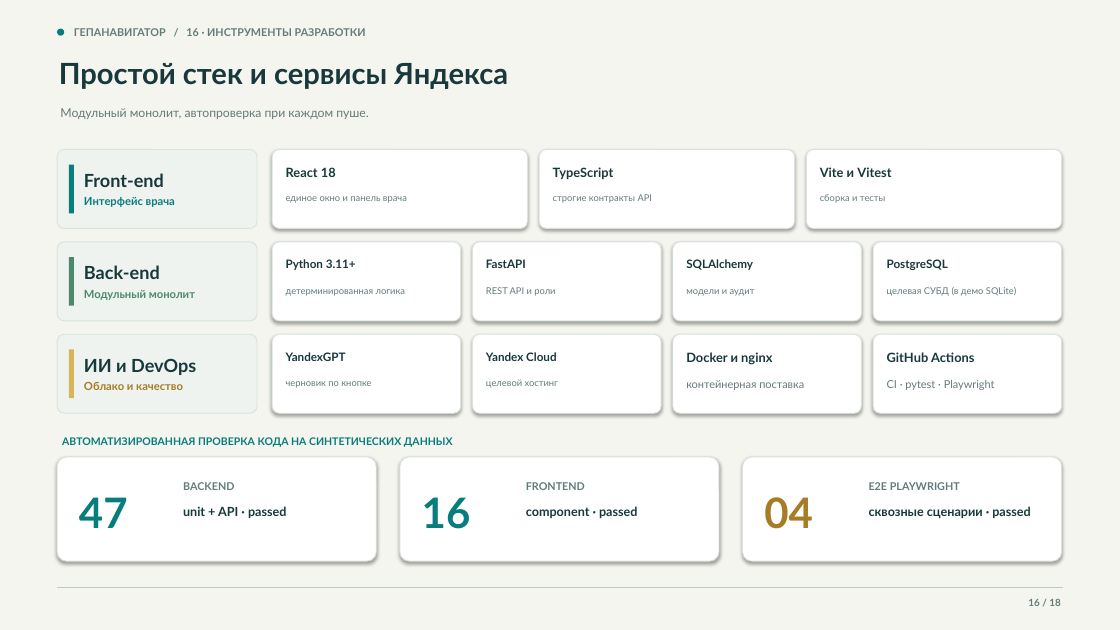
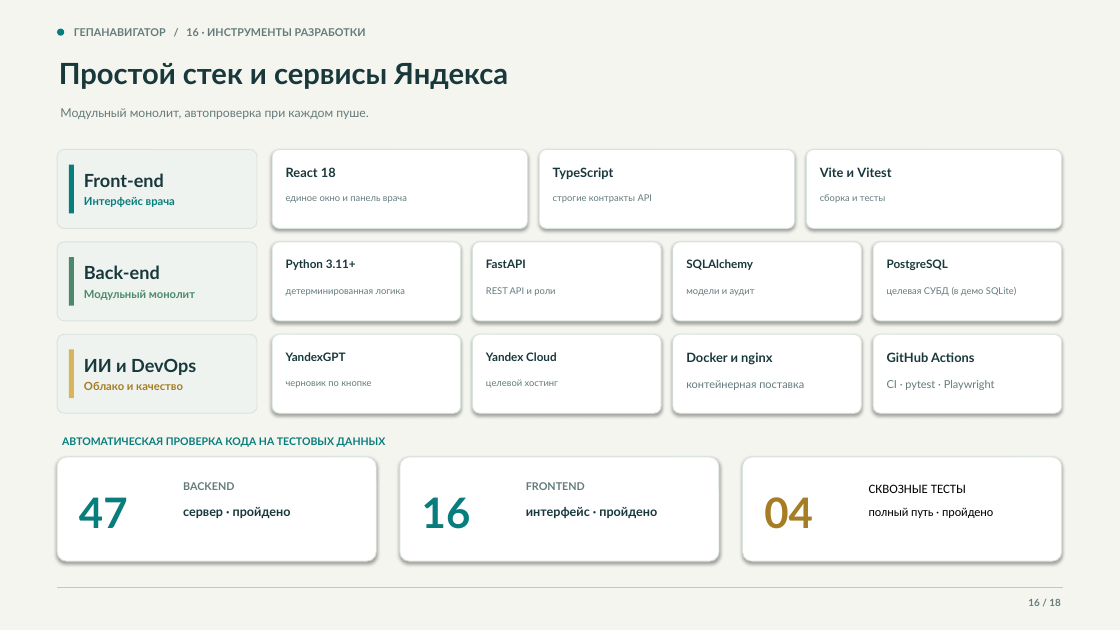
Before and after one commit to devenportg/GepaNavigator, a slide deck: slide 16 of deliverables/GepaNavigator_release.pptx. Drawn at 1120x630 pixels with LibreOffice and Linux fonts; fonts in the diff are those of the drawing. Boxes give left, top, right and bottom in pixels: in the first picture for what was removed or moved away, otherwise in the second. Text is boxed around its words. In the diff, an @@ line names an element or a change of style, - is before the commit and + after.

```diff
--- a/deliverables/GepaNavigator_release.pptx
+++ b/deliverables/GepaNavigator_release.pptx
@@ text at [62, 437, 386, 447]: text changed @@
-АВТОМАТИЗИРОВАННАЯ ПРОВЕРКА КОДА НА СИНТЕТИЧЕСКИХ ДАННЫХ
+АВТОМАТИЧЕСКАЯ ПРОВЕРКА КОДА НА ТЕСТОВЫХ ДАННЫХ
@@ text at [183, 507, 291, 518]: text changed @@
-unit + API · passed
+сервер · пройдено
@@ text at [526, 507, 657, 518]: text changed @@
-component · passed
+интерфейс · пройдено
@@ text at [869, 484, 966, 493]: text changed; size 9.2 to 11 pt; font Lato to Calibri; text colour #647B7C to #000000; bold off @@
-E2E PLAYWRIGHT
+СКВОЗНЫЕ ТЕСТЫ
@@ text at [869, 507, 993, 518]: text changed; size 10.8 to 10.5 pt; font Lato to Calibri; text colour #18383B to #000000; bold off @@
-сквозные сценарии · passed
+полный путь · пройдено
```
Also in this commit, not shown: 12 other slides changed, 2 other files.
